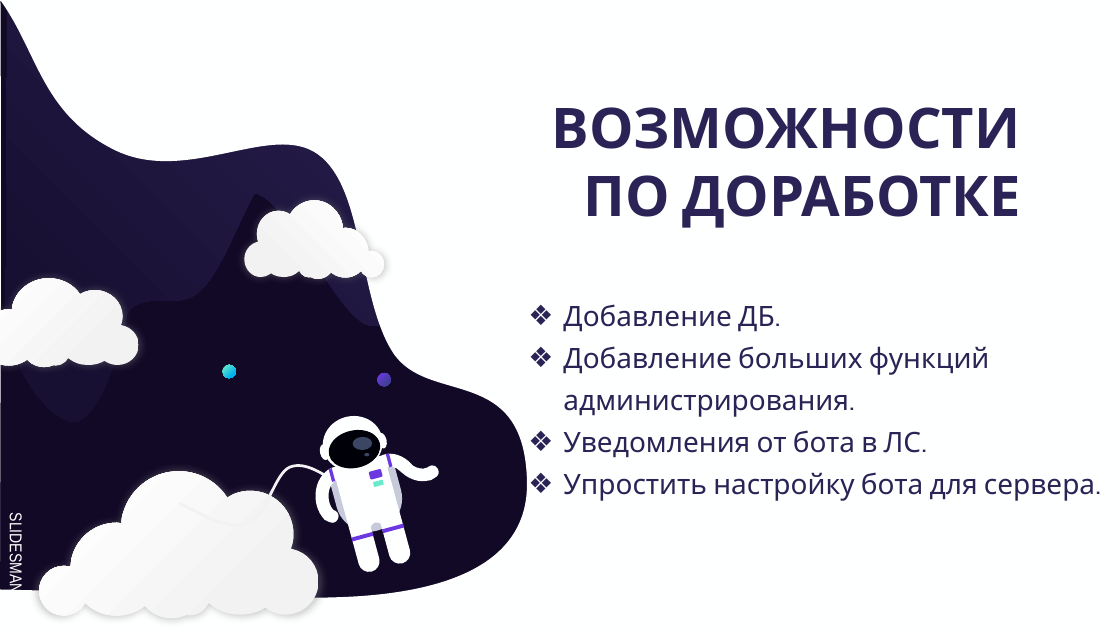
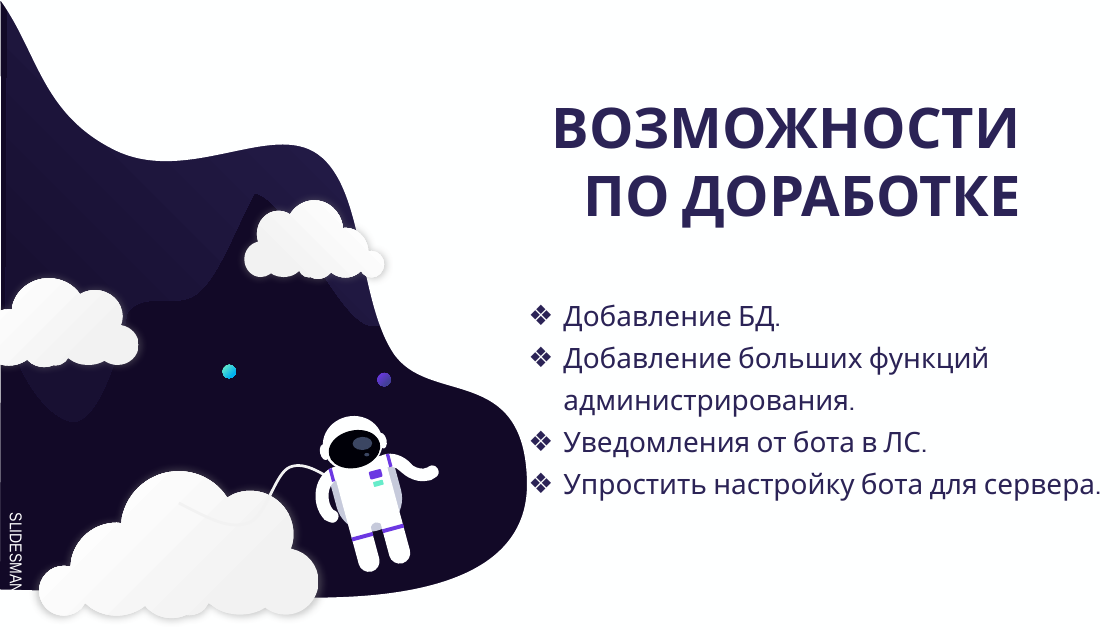
Before and after one commit to ENDER1INE/DiscordBot, a slide deck: slide 6 of Презентация.pptx. Drawn at 1120x630 pixels with LibreOffice and Linux fonts; fonts in the diff are those of the drawing; background and template pictures are left out. Boxes give left, top, right and bottom in pixels: in the first picture for what was removed or moved away, otherwise in the second. Text is boxed around its words. In the diff, an @@ line names an element or a change of style, - is before the commit and + after.

```diff
--- a/Презентация.pptx
+++ b/Презентация.pptx
@@ text at [563,304,775,332]: text changed @@
-❖ Добавление ДБ.
+❖ Добавление БД.
```
Also in this commit, not shown: 1 other slide changed.
